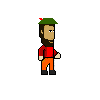
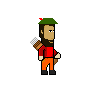
Layer changes from the first 100x100 image to the second:
added layer "Layer 5" over 30, 37, 58, 65
